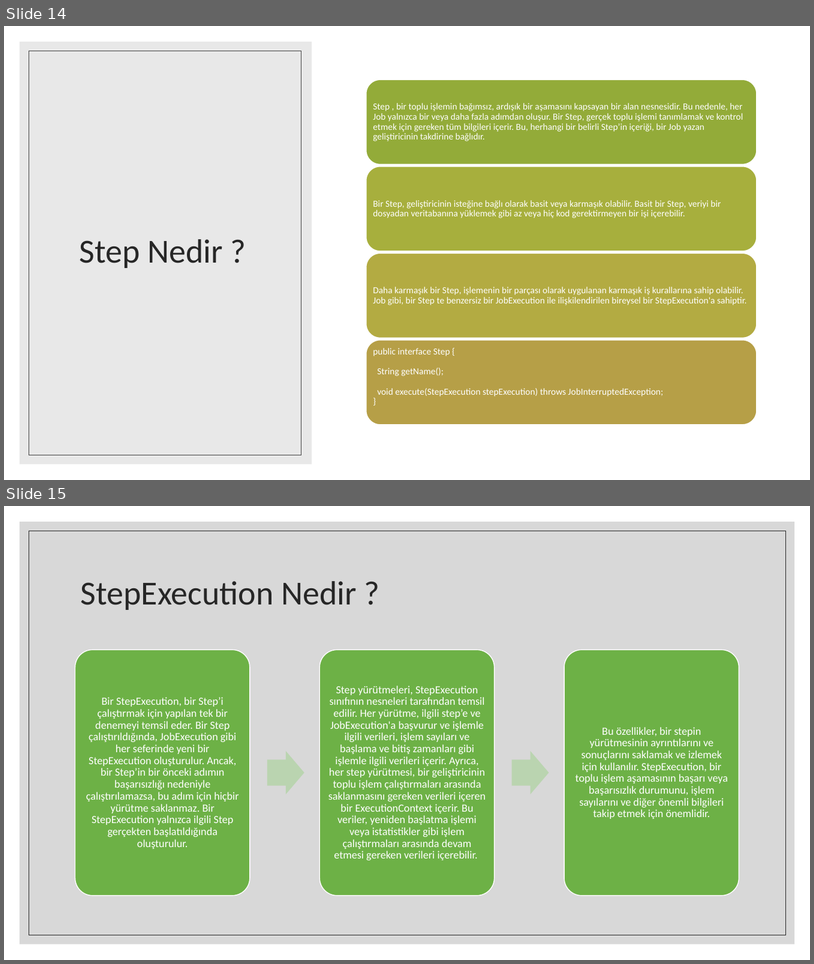
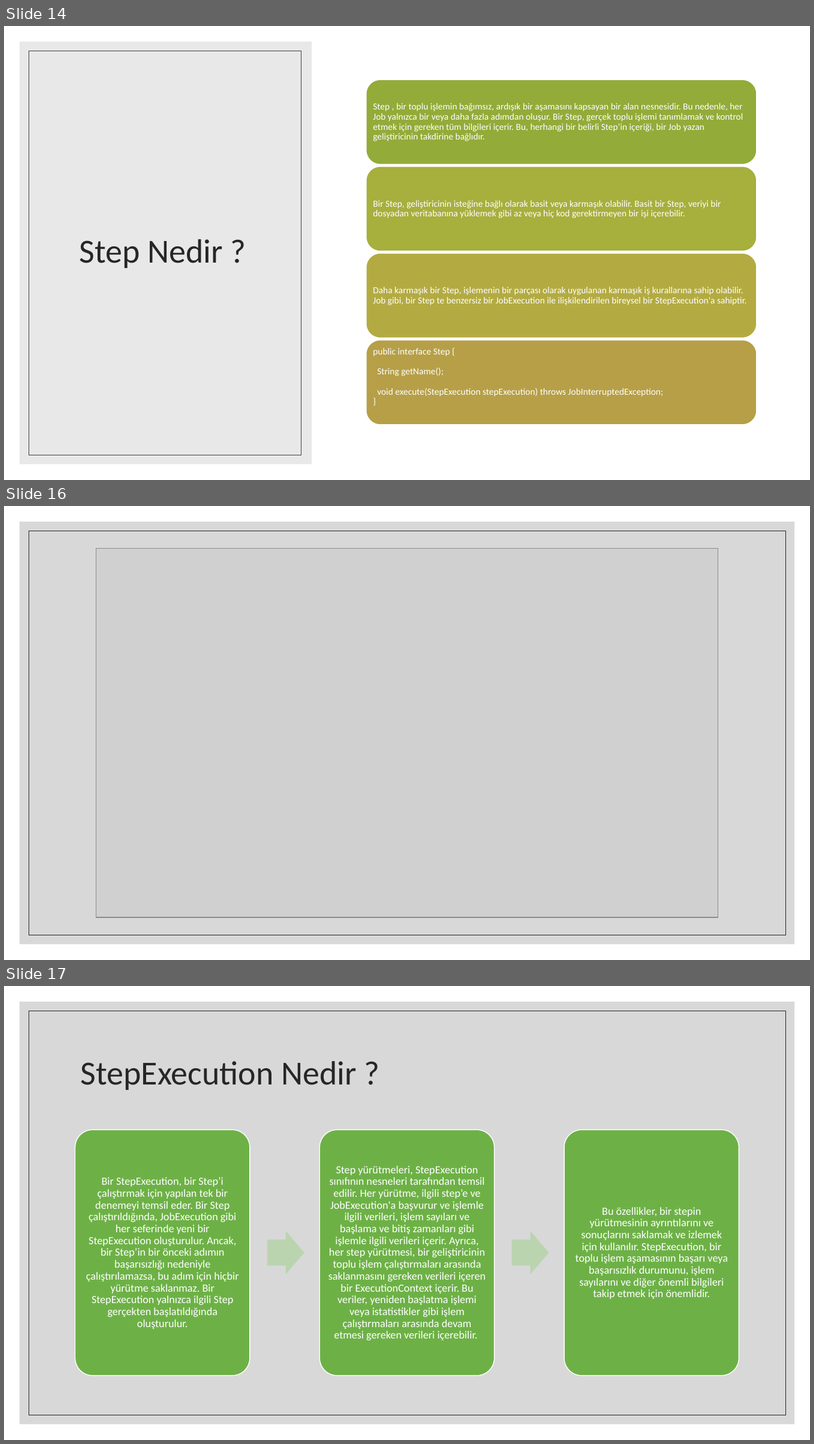
Before and after one commit to yusufemirhanarslan/PythonExercise, a slide deck: SpringBatch.pptx. Shown one above the other, each under a label of ours: slides 14 and 15 before the commit, slides 14, 16 and 17 after it; the slides between them are not shown. The pictures are 814x964 and 814x1444 pixels, drawn with LibreOffice and Linux fonts; fonts in the diff are those of the drawing; grey boxes stand for pictures. Boxes give left, top, right and bottom in pixels: in the first picture for what was removed or moved away, otherwise in the second. Text is boxed around its words. In the diff, an @@ line names an element or a change of style, - is before the commit and + after.

```diff
--- a/SpringBatch.pptx
+++ b/SpringBatch.pptx
@@ slide 16 added at (x1=4, y1=506, x2=810, y2=960), background #FFFFFF @@
@@ rectangle added at (x1=4, y1=506, x2=810, y2=960), fill #FFFFFF @@
@@ rectangle added at (x1=20, y1=522, x2=795, y2=944), fill #BFBFBF at 60% opacity @@
@@ rectangle added at (x1=29, y1=531, x2=786, y2=935), outline #262626 0.5 pt @@
@@ picture added at (x1=96, y1=549, x2=719, y2=917) @@
@@ what was slide 15 is now slide 17 @@
```
Also in this commit, not shown: 1 other slide added, 1 other file.
